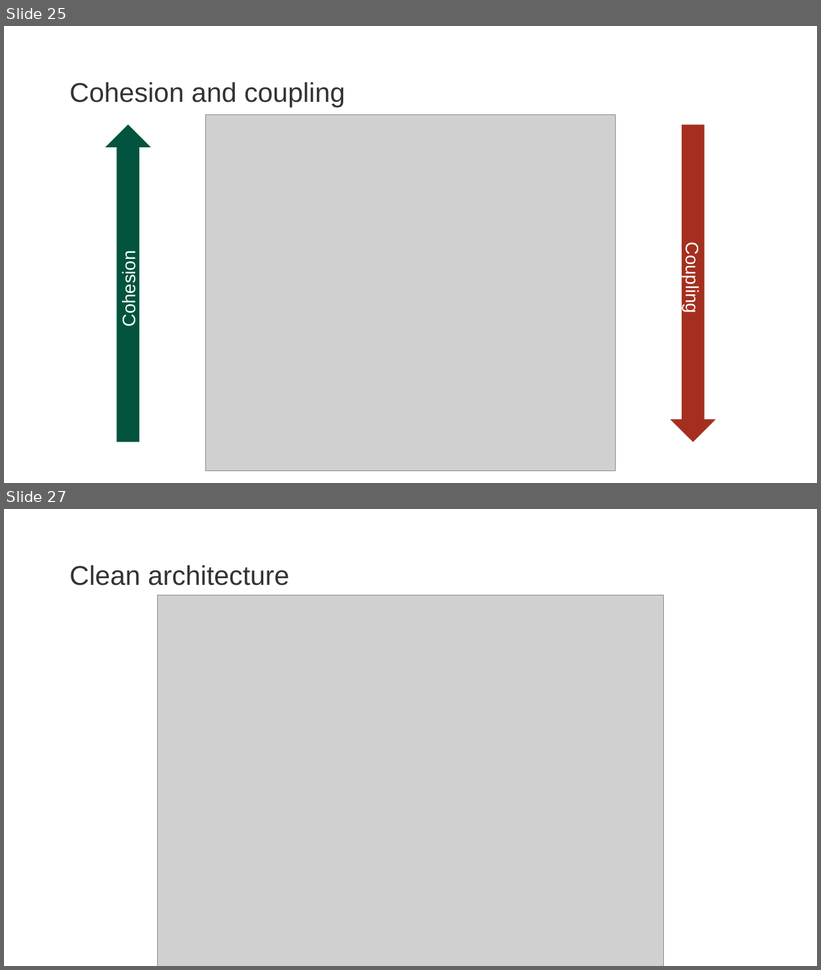
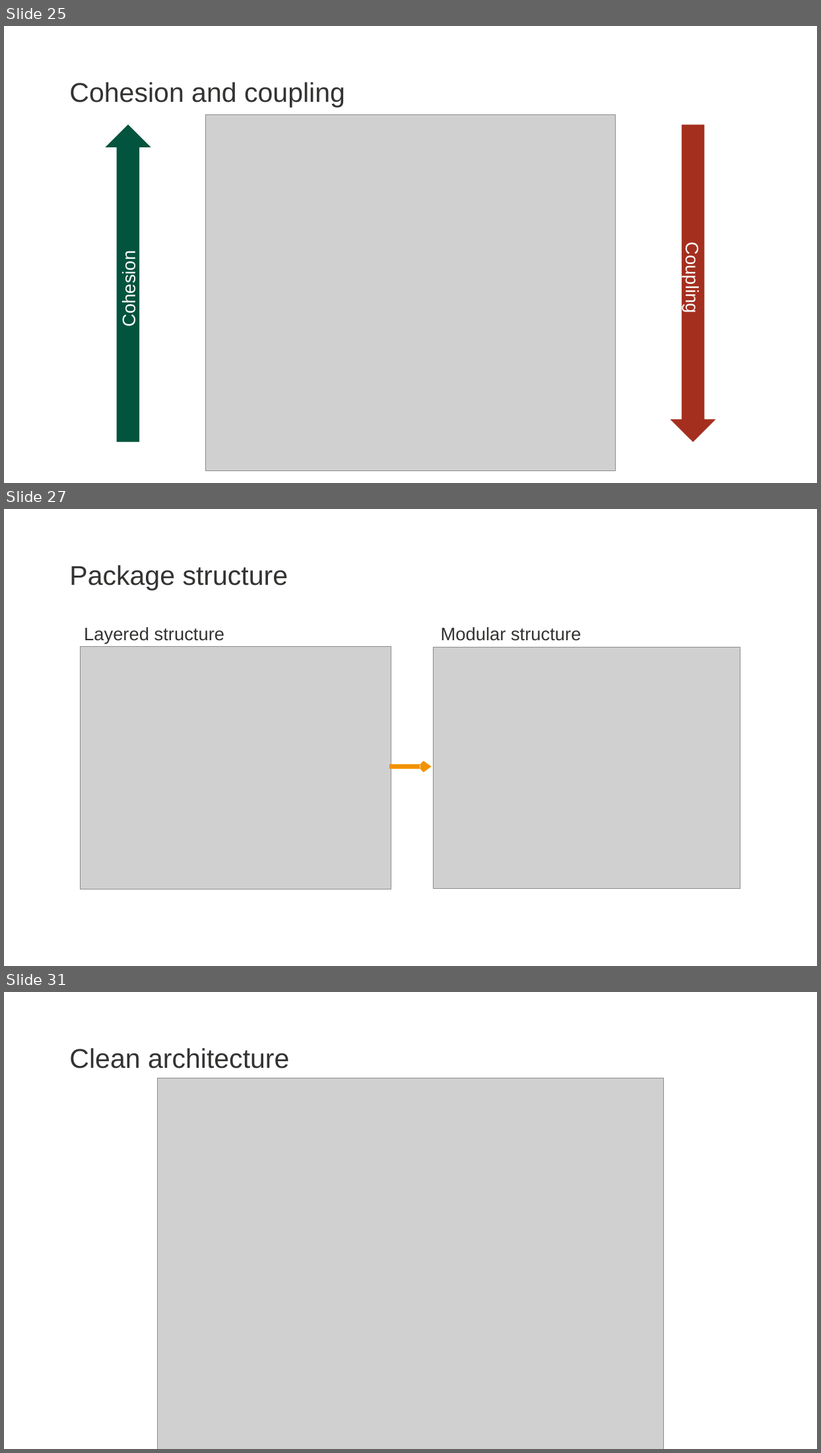
Before and after one commit to zatsepinvl/where-to-put-the-service, a slide deck: Where to put the service.pptm. Shown one above the other, each under a label of ours: slides 25 and 27 before the commit, slides 25, 27 and 31 after it; the slides between them are not shown. The pictures are 821x970 and 821x1453 pixels, drawn with LibreOffice and Linux fonts; fonts in the diff are those of the drawing; grey boxes stand for pictures; background and template pictures are left out. Boxes give left, top, right and bottom in pixels: in the first picture for what was removed or moved away, otherwise in the second. Text is boxed around its words. In the diff, an @@ line names an element or a change of style, - is before the commit and + after.

```diff
--- a/Where to put the service.pptm
+++ b/Where to put the service.pptm
@@ slide 27 added at (x1=4, y1=509, x2=817, y2=966), background #FFFFFF @@
@@ title added at (x1=69, y1=565, x2=288, y2=590), 48 pt, text #333332 @@
+Package structure
@@ text added at (x1=84, y1=627, x2=224, y2=644), 32 pt, text #333332 @@
+Layered structure
@@ text added at (x1=441, y1=627, x2=581, y2=641), 32 pt, text #333332 @@
+Modular structure
@@ picture added at (x1=80, y1=646, x2=391, y2=890) @@
@@ picture added at (x1=433, y1=647, x2=740, y2=889) @@
@@ arrow added from (390, 767) to (431, 767), #F39200 8 pt @@
@@ what was slide 27 is now slide 31 @@
```
Also in this commit, not shown: 11 slides changed, 5 other slides added, 1 slide removed, 12 other files.
